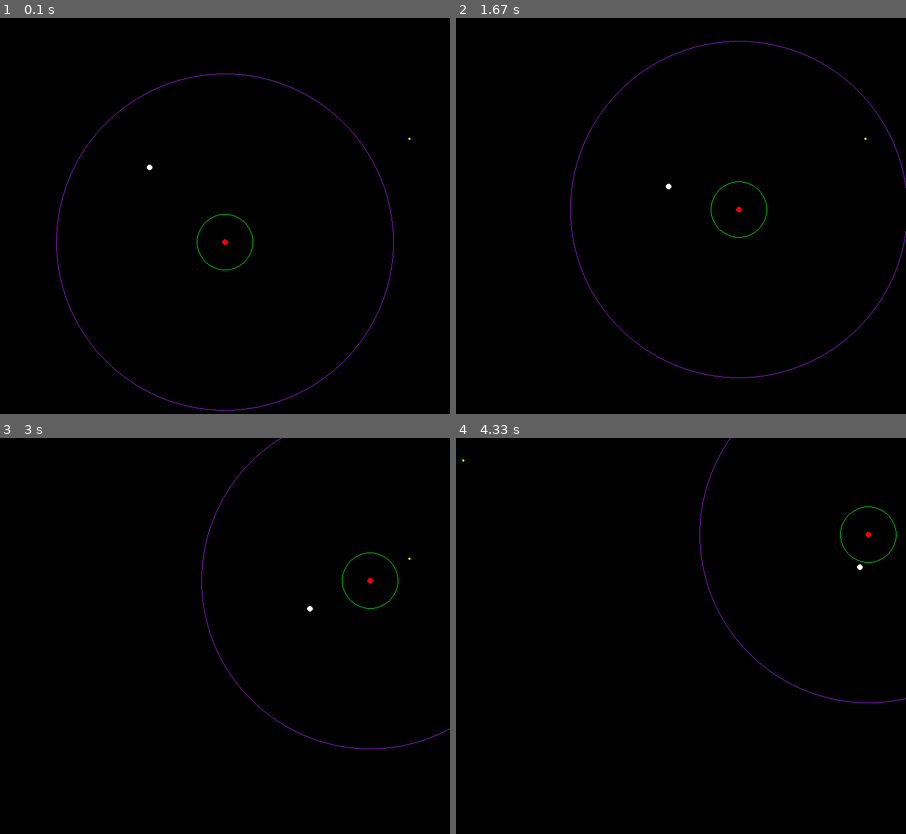
Above: before the commit, frames 1-4 (two rows, left to right).
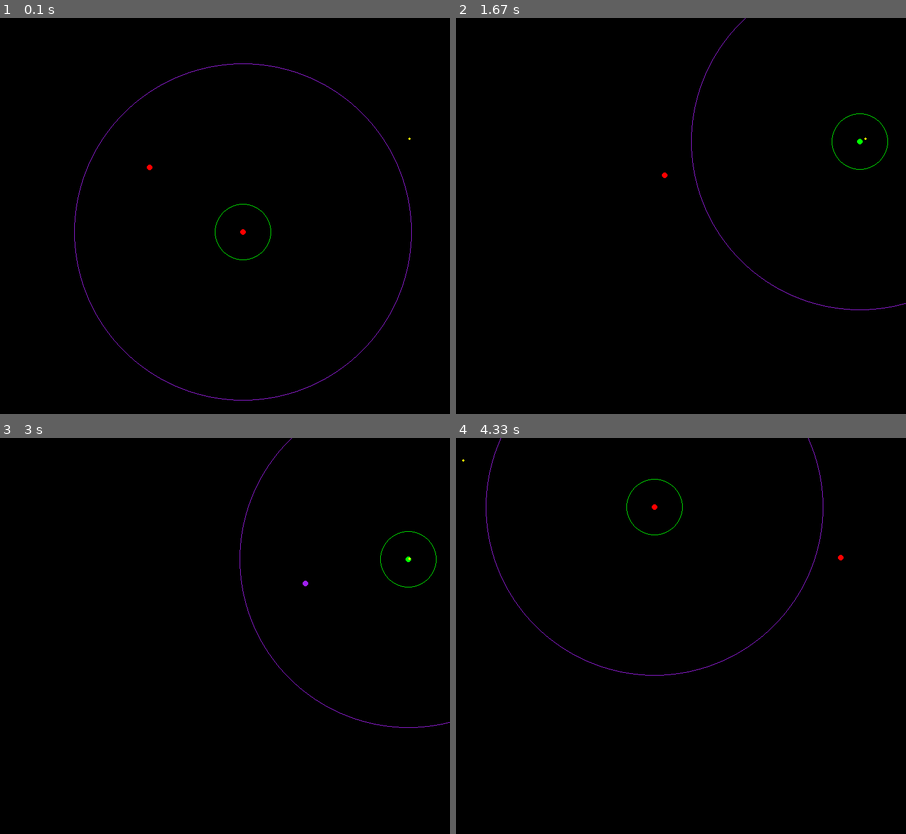
Above: after the commit, the same moments.

Repository: Smeltier/arcade-ai
Game: pygame game, started from movimento_autonomo/main.py
Same seed, same stepped clock (60 frames per second), same inputs: the game is played once before the commit and once after it.
Inputs:
- Up to frame 1 (0.1 s): no input
- Up to frame 2 (1.67 s): no input
- Up to frame 3 (3 s): no input
- Up to frame 4 (4.33 s): no input

The runs differ from the first frame. In frame 1, 0.7% of the frame differs, in the area x 12-92%, y 11-100%; in frame 2, 0.6%; in frame 3, 0.4%; in frame 4, 0.5%.

Commit message:
add: outras implementações dos SteeringBehaviors

Diff:
--- a/movimento_autonomo/foge_pega_mouse.py
+++ b/movimento_autonomo/main.py
@@ -2,7 +2,7 @@
 import random
 import time
 
-from movingentity import MovingEntity, SEEK, FLEE, ARRIVE, PURSUIT, EVADE
+from movingentity import MovingEntity, SEEK, FLEE, ARRIVE, PURSUIT, EVADE, WANDER
 
 def generate_random_position(WIDTH, HEIGHT):
     x = random.randrange(1, WIDTH - 1)
@@ -20,7 +20,9 @@
     CLOCK = pygame.time.Clock()
 
     entity_one = MovingEntity(WIDTH // 2, HEIGHT // 2, 1, 150, 100, SEEK)
+
     entity_two = MovingEntity(WIDTH // 3, HEIGHT // 3, 1, 150, 100, PURSUIT, entity_one)
+
     entities = [entity_one, entity_two]
 
     random_position = generate_random_position(WIDTH, HEIGHT)
--- a/movimento_autonomo/movingentity.py
+++ b/movimento_autonomo/movingentity.py
@@ -1,5 +1,6 @@
 import sys
 import pygame
+import random
 
 from abc import ABC, abstractmethod
 
@@ -54,13 +55,19 @@
 
         # Relativo aos estados da Entidade.
         self.state_machine = StateMachine(self, start_state)
-        self.state_permissions = {
+        self.state_permissions: dict = {
             "Seek"    : True,
             "Arrive"  : True,
             "Flee"    : True,
             "Pursuit" : True,
             "Evade"   : True,
         }
+
+        self.wander_radius:   float
+        self.wander_distance: float
+        self.wander_jitter:   float
+
+        self.max_prediction = 5
 
         # Relativo a movimentação da Entidade.
         self.position     = pygame.math.Vector2(x, y)
@@ -212,14 +219,14 @@
         print(f"[DEBUG] {entity.ID}: SAINDO DO MODO DE CHEGADA.")
 
 
-class Pursuit(State):
+class Pursuit (State):
     def execute(self, entity: MovingEntity):
         if not entity.target_entity:
             return
 
         evader = entity.target_entity
-        to_evader = evader.position - entity.position
-        distance = to_evader.length()
+        direction = evader.position - entity.position
+        distance = direction.length()
 
         if distance < 50:
             entity.state_machine.change_state(ARRIVE)
@@ -228,19 +235,30 @@
             entity.state_machine.change_state(SEEK)
             return
 
-        relative_speed = entity.velocity.length() + evader.velocity.length()
-        look_ahead_time = 0 if relative_speed < 1e-5 else distance / relative_speed
-
-        predicted_pos = evader.position + evader.velocity * look_ahead_time
-        entity.change_target(predicted_pos)
-
-        desired_velocity = (predicted_pos - entity.position).normalize() * entity.max_speed
-        steering_force = desired_velocity - entity.velocity
-
-        if steering_force.length() > entity.max_force:
-            steering_force.scale_to_length(entity.max_force)
-
-        entity.apply_force(steering_force)
+        speed = entity.velocity.length()
+
+        if speed <= distance / entity.max_prediction:
+            prediction = entity.max_prediction
+        else:
+            prediction = distance / speed
+
+        entity.target_position += entity.target_entity.velocity * prediction
+
+        entity.state_machine.change_state(SEEK)
+
+        # relative_speed = entity.velocity.length() + evader.velocity.length()
+        # look_ahead_time = 0 if relative_speed < 1e-5 else distance / relative_speed
+
+        # predicted_pos = evader.position + evader.velocity * look_ahead_time
+        # entity.change_target(predicted_pos)
+
+        # desired_velocity = (predicted_pos - entity.position).normalize() * entity.max_speed
+        # steering_force = desired_velocity - entity.velocity
+
+        # if steering_force.length() > entity.max_force:
+        #     steering_force.scale_to_length(entity.max_force)
+
+        # entity.apply_force(steering_force)
 
     def enter(self, entity: MovingEntity):
         print(f"[DEBUG] {entity.ID}: ENTRANDO NO MODO DE PERSEGUIÇÃO.")
@@ -285,8 +303,28 @@
         print(f"[DEBUG] {entity.ID}: SAINDO DO MODO DE ESCAPE.")
 
 
+class Wander (State):
+    def execute(self, entity: MovingEntity):
+        wander_target = pygame.math.Vector2(random.random() * entity.wander_jitter,
+                                            random.random() * entity.wander_jitter)
+
+        wander_target.normalize_ip()
+        wander_target *= entity.wander_radius
+
+        target = wander_target + pygame.math.Vector2(entity.wander_distance, 0)
+
+        entity.target_position = target
+
+    def enter(self, entity):
+        return super().enter()
+
+    def exit(self, entity):
+        return super().exit()
+
+
 PURSUIT = Pursuit()
 ARRIVE = Arrive(deceleration=1)
+WANDER = Wander()
 EVADE = Evade()
 FLEE   = Flee()
 SEEK   = Seek()
--- /dev/null
+++ b/testes-livro/main.py
@@ -0,0 +1,51 @@
+import pygame
+import random
+import time
+
+from moving_entity import MovingEntity
+from states import SeekState, FleeState
+
+pygame.init()
+
+WIDTH, HEIGTH = 800, 800
+SCREEN = pygame.display.set_mode((WIDTH, HEIGTH))
+CLOCK = pygame.time.Clock()
+
+player_one = MovingEntity(100, 100, max_speed=100, max_force=100, max_acceleration=100, mass=2, start_state=SeekState())
+player_one.world_heigth = HEIGTH
+player_one.world_width = WIDTH
+
+player_two = MovingEntity(400, 300, max_speed=100, max_force=100, max_acceleration=100, mass=2, start_state=SeekState())
+player_two.world_heigth = HEIGTH
+player_two.world_width = WIDTH
+
+target = MovingEntity(500, 500, max_speed=0, max_force=0)
+timmer = time.time() + 2.5
+
+player_one.target = target
+player_two.target = player_one
+
+running = True
+while running:
+    delta_time = CLOCK.tick(60) / 1000.0
+
+    for event in pygame.event.get():
+        if event.type == pygame.QUIT:
+            running = False
+
+    if time.time() >= timmer:
+        target.position = pygame.Vector2(random.randint(1, WIDTH - 1), random.randint(1, HEIGTH - 1))
+        timmer = time.time() + 2.5
+
+    player_one.update()
+    player_two.update()
+
+    SCREEN.fill((30, 30, 30))
+
+    pygame.draw.circle(SCREEN, player_one.color, player_one.position, 8)
+    pygame.draw.circle(SCREEN, player_two.color, player_two.position, 8)
+    pygame.draw.circle(SCREEN, target.color, target.position, 2)
+
+    pygame.display.flip()
+
+pygame.quit()
--- /dev/null
+++ b/testes-livro/moving_entity.py
@@ -0,0 +1,78 @@
+import pygame
+from steering_output import SteeringOutput
+from state_machine import StateMachine
+from states import SeekState
+
+class MovingEntity:
+    _next_ID = 0
+
+    def __init__(self, x, y, max_speed=1, max_force=1, max_acceleration=1, mass=1, start_state=None):
+        self.ID = MovingEntity._next_ID
+        MovingEntity._next_ID += 1
+
+        self.position = pygame.math.Vector2(x, y)
+        self.velocity = pygame.math.Vector2(0, 0)
+        self.acceleration = pygame.math.Vector2(0, 0)
+        self.mass = mass
+        self.max_speed = max_speed
+        self.max_force = max_force
+        self.max_acceleration = max_acceleration
+        self.delta_time = 0.1
+
+        self.target: MovingEntity = None
+        self.distance = 0
+
+        self.arrive_behavior = None
+        self.flee_behavior = None
+        self.seek_behavior = None
+        self.pursue_behavior = None
+        self.evade_behavior = None
+
+        self.world_width = 0
+        self.world_heigth = 0
+        self.color = pygame.Color("white")
+
+        self.state_machine = StateMachine(self, start_state)
+
+    def update(self):
+        if self.state_machine:
+            self.state_machine.update()
+
+        self._update_distance()
+        self._limit_entity()
+
+    def _update_distance(self):
+        if self.target:
+            to_target = self.target.position - self.position
+            self.distance = to_target.length()
+
+    def _limit_entity(self):
+        if self.position.x > self.world_width:
+            self.position.x = self.world_width
+        elif self.position.x < 0:
+            self.position.x = 0
+
+        if self.position.y > self.world_heigth:
+            self.position.y = self.world_heigth
+        elif self.position.y < 0:
+            self.position.y = 0
+
+    def _apply_force(self, steering: SteeringOutput):
+        if steering.linear.length_squared() > self.max_force * self.max_force:
+            steering.linear.scale_to_length(self.max_force)
+
+        self.acceleration += steering.linear / self.mass
+
+    def apply_steering(self, steering: SteeringOutput, delta_time):
+        self._apply_force(steering)
+
+        self.velocity += self.acceleration * delta_time
+
+        if self.velocity.length() > self.max_speed:
+            self.velocity.scale_to_length(self.max_speed)
+
+        self.position += self.velocity * delta_time
+        self.acceleration *= 0
+
+    def change_color(self, color):
+        self.color = pygame.Color(color)
--- /dev/null
+++ b/testes-livro/state_machine.py
@@ -0,0 +1,28 @@
+from states import State
+
+class StateMachine:
+    def __init__(self, owner, start_state=None):
+        self.owner = owner
+        self.current_state = start_state
+        self.previous_state = None
+
+        if start_state: self.current_state.enter(self.owner)
+
+    def update(self):
+        if self.current_state:
+            self.current_state.execute(self.owner)
+
+    def change_state(self, new_state: State):
+        if not new_state: return
+
+        if self.current_state:
+            self.current_state.exit(self.owner)
+
+        self.previous_state = self.current_state
+        self.current_state = new_state
+
+        self.current_state.enter(self.owner)
+
+    def revert_to_previous_state(self):
+        if self.previous_state:
+            self.change_state(self.previous_state)
--- /dev/null
+++ b/testes-livro/states.py
@@ -0,0 +1,99 @@
+from abc import ABC, abstractmethod
+from steering_behaviors import Seek, Flee, Pursue, Arrive, Evade
+
+class State(ABC):
+    @abstractmethod
+    def execute(self, entity): pass
+
+    @abstractmethod
+    def enter(self, entity): pass
+
+    @abstractmethod
+    def exit(self, entity): pass
+
+class ArriveState(State):
+    def execute(self, entity):
+        if entity.arrive_behavior:
+            steering = entity.arrive_behavior.get_steering()
+            entity.apply_steering(steering, entity.delta_time)
+
+        if entity.distance > 10:
+            entity.state_machine.change_state(PursueState())
+
+    def enter(self, entity):
+        print(f"[DEBUG] {entity.ID} -> Arrive")
+        entity.change_color("blue")
+        entity.arrive_behavior = Arrive(entity, entity.target, entity.max_speed, entity.max_acceleration, 50, 5)
+
+    def exit(self, entity):
+        entity.arrive_behavior = None
+
+class SeekState(State):
+    def execute(self, entity):
+        if entity.seek_behavior:
+            steering = entity.seek_behavior.get_steering()
+            entity.apply_steering(steering, entity.delta_time)
+
+        if entity.distance <= 100:
+            entity.state_machine.change_state(PursueState())
+
+    def enter(self, entity):
+        print(f"[DEBUG] {entity.ID} -> Seek")
+        entity.change_color("green")
+        entity.seek_behavior = Seek(entity, entity.target, entity.max_acceleration)
+
+    def exit(self, entity):
+        entity.seek_behavior = None
+
+class PursueState(State):
+    def execute(self, entity):
+        if entity.pursue_behavior:
+            steering = entity.pursue_behavior.get_steering()
+            entity.apply_steering(steering, entity.delta_time)
+
+        if entity.distance > 100:
+            entity.state_machine.change_state(SeekState())
+        elif entity.distance <= 10:
+            entity.state_machine.change_state(ArriveState())
+
+    def enter(self, entity):
+        print(f"[DEBUG] {entity.ID} -> Pursue")
+        entity.change_color("orange")
+        entity.pursue_behavior = Pursue(entity, entity.target, entity.max_acceleration)
+
+    def exit(self, entity):
+        entity.pursue_behavior = None
+
+class EvadeState(State):
+    def execute(self, entity):
+        if entity.evade_behavior:
+            steering = entity.evade_behavior.get_steering()
+            entity.apply_steering(steering, entity.delta_time)
+
+        if entity.distance > 200:
+            entity.state_machine.change_state(FleeState())
+
+    def enter(self, entity):
+        print(f"[DEBUG] {entity.ID} -> Evade")
+        entity.change_color("purple")
+        entity.evade_behavior = Evade(entity, entity.target, entity.max_acceleration, max_prediction=1.0)
+
+    def exit(self, entity):
+        entity.evade_behavior = None
+
+class FleeState(State):
+    def execute(self, entity):
+        if entity.flee_behavior:
+            steering = entity.flee_behavior.get_steering()
+            entity.apply_steering(steering, entity.delta_time)
+
+        if entity.distance <= 200:
+            entity.state_machine.change_state(EvadeState())
+
+    def enter(self, entity):
+        print(f"[DEBUG] {entity.ID} -> Flee")
+        entity.change_color("yellow")
+        entity.flee_behavior = Flee(entity, entity.target, entity.max_acceleration)
+
+    def exit(self, entity):
+        entity.flee_behavior = None
--- /dev/null
+++ b/testes-livro/steering_behaviors.py
@@ -0,0 +1,117 @@
+from steering_output import SteeringOutput
+
+class Seek:
+    def __init__(self, character: 'MovingEntity', target: 'MovingEntity', max_acceleration):
+        self.character = character
+        self.target = target
+        self.max_aceleration = max_acceleration
+
+    def get_steering(self):
+        steering = SteeringOutput()
+        if not self.target:
+            return steering
+
+        steering.linear = self.target.position - self.character.position
+        steering.linear.normalize_ip()
+        steering.linear *= self.max_aceleration
+        return steering
+
+class Flee:
+    def __init__(self, character: 'MovingEntity', target: 'MovingEntity', max_acceleration):
+        self.character = character
+        self.target = target
+        self.max_aceleration = max_acceleration
+
+    def get_steering(self):
+        steering = SteeringOutput()
+        if not self.target:
+            return steering
+
+        steering.linear = self.character.position - self.target.position
+        steering.linear.normalize_ip()
+        steering.linear *= self.max_aceleration
+        return steering
+
+class Arrive:
+    def __init__(self, character: 'MovingEntity', target: 'MovingEntity', max_speed, max_acceleration, slow_radius, target_radius, time_to_target=0.1):
+        self.character = character
+        self.target = target
+        self.max_speed = max_speed
+        self.max_acceleration = max_acceleration
+        self.slow_radius = slow_radius
+        self.target_radius = target_radius
+        self.time_to_target = time_to_target
+
+    def get_steering(self):
+        steering = SteeringOutput()
+        if not self.target:
+            return steering
+
+        direction = self.target.position - self.character.position
+        distance = direction.length()
+
+        if distance < self.target_radius:
+            return SteeringOutput()
+
+        if distance > self.slow_radius: target_speed = self.max_speed
+        else: target_speed = self.max_speed * distance / self.slow_radius
+
+        target_velocity = direction.normalize() * target_speed
+
+        steering.linear = (target_velocity - self.character.velocity) / self.time_to_target
+
+        if steering.linear.length() > self.max_acceleration:
+            steering.linear.scale_to_length(self.max_acceleration)
+        return steering
+
+class Pursue(Seek):
+    def __init__(self, character: 'MovingEntity', target: 'MovingEntity', max_acceleration, max_prediction=1.0):
+        super().__init__(character, target, max_acceleration)
+        self.max_prediction = max_prediction
+
+    def get_steering(self):
+        steering = SteeringOutput()
+        if not self.target:
+            return steering
+
+        direction = self.target.position - self.character.position
+        distance = direction.length()
+        speed = self.character.velocity.length()
+
+        if speed <= distance / self.max_prediction:
+            prediction = self.max_prediction
+        else:
+            prediction = distance / speed
+
+        predicted_position = self.target.position + self.target.velocity * prediction
+
+        steering.linear = predicted_position - self.character.position
+        steering.linear.normalize_ip()
+        steering.linear *= self.max_aceleration
+        return steering
+
+class Evade(Flee):
+    def __init__(self, character: 'MovingEntity', target: 'MovingEntity', max_acceleration, max_prediction=1.0):
+        super().__init__(character, target, max_acceleration)
+        self.max_prediction = max_prediction
+
+    def get_steering(self):
+        steering = SteeringOutput()
+        if not self.target:
+            return steering
+
+        direction = self.character.position - self.target.position
+        distance = direction.length()
+        speed = self.character.velocity.length()
+
+        if speed <= distance / self.max_prediction:
+            prediction = self.max_prediction
+        else:
+            prediction = distance / speed
+
+        predicted_position = self.target.position + self.target.velocity * prediction
+
+        steering.linear = self.character.position - predicted_position
+        steering.linear.normalize_ip()
+        steering.linear *= self.max_aceleration
+        return steering
--- /dev/null
+++ b/testes-livro/steering_output.py
@@ -0,0 +1,6 @@
+import pygame
+
+class SteeringOutput:
+    def __init__(self):
+        self.linear = pygame.math.Vector2(0, 0)
+        self.angular = 0.0
Renamed: movimento_autonomo/ambiente_discreto.py -> codigos_aleatorios/ambiente_discreto.py
Renamed: movimento_autonomo/discrete_moving_entity.py -> codigos_aleatorios/discrete_moving_entity.py
Empty file added: movimento_autonomo/abstract_classes.py
Empty file added: movimento_autonomo/moving_entity.py
